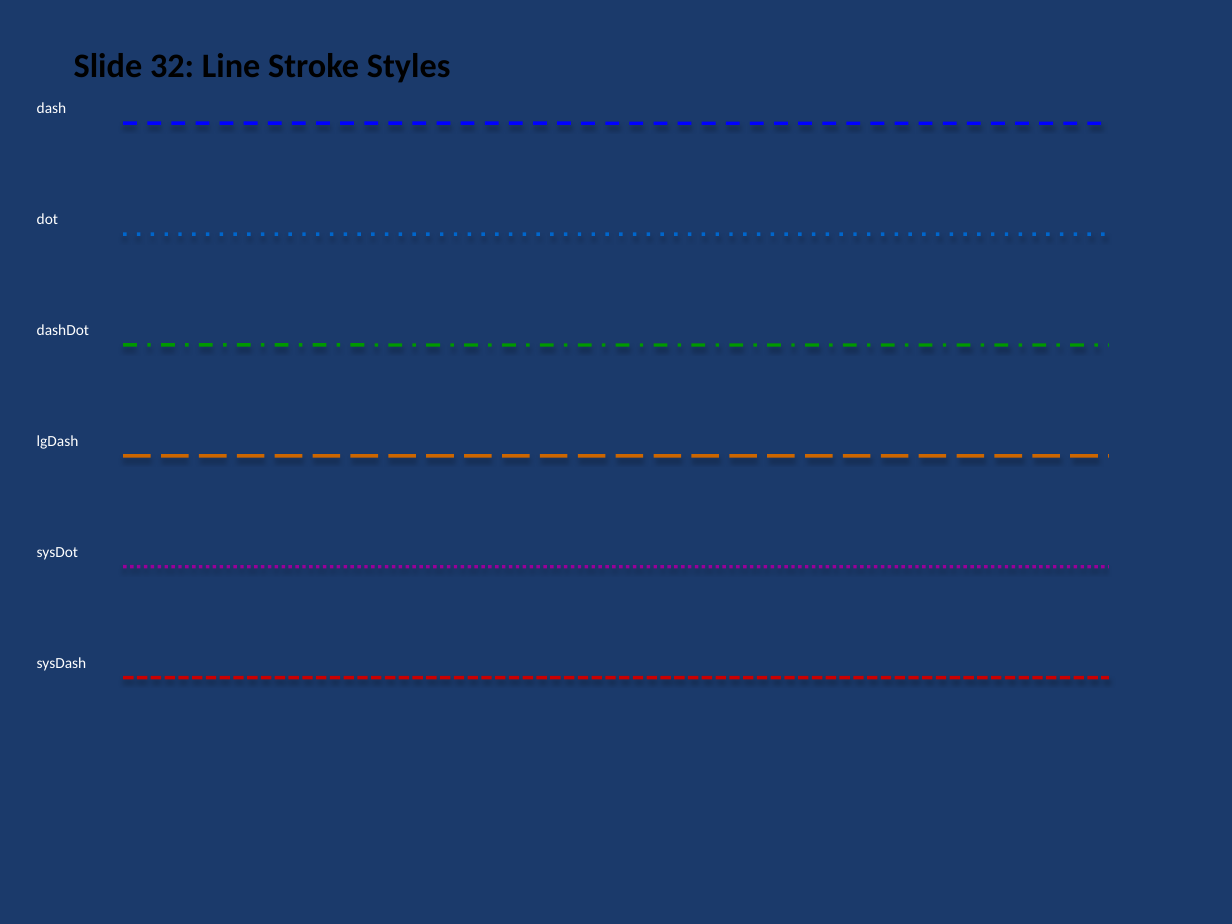
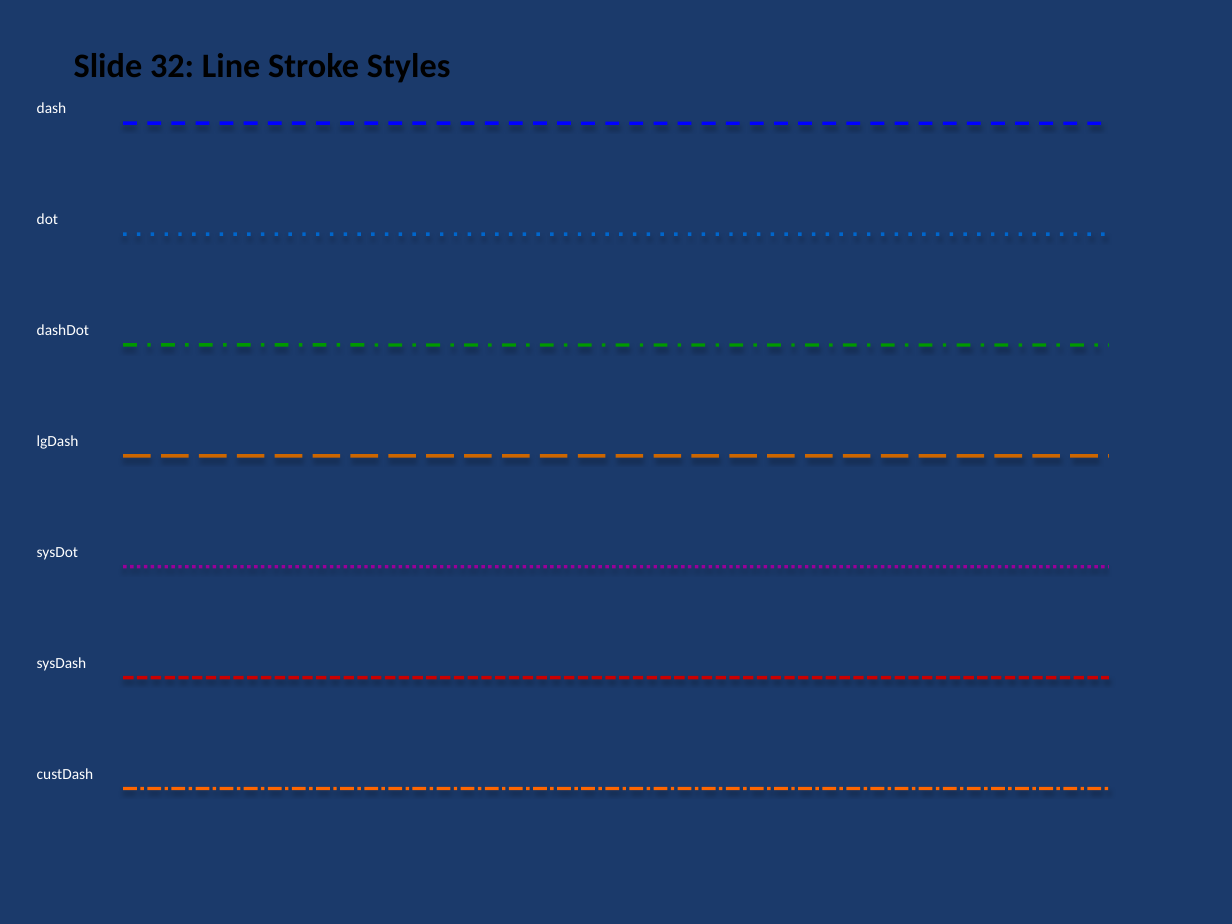
Before and after one commit to t-ujiie-g/pptx-svg, a slide deck: slide 32 of test_fixtures/test_features.pptx. Drawn at 1232x924 pixels with LibreOffice and Linux fonts; fonts in the diff are those of the drawing. Boxes give left, top, right and bottom in pixels: in the first picture for what was removed or moved away, otherwise in the second. Text is boxed around its words. In the diff, an @@ line names an element or a change of style, - is before the commit and + after.

```diff
--- a/test_fixtures/test_features.pptx
+++ b/test_fixtures/test_features.pptx
@@ text added at [37,768,94,779], 9 pt, text #FFFFFF @@
+custDash
@@ line added from (123, 788) to (1109, 788), #FF6600 2 pt @@
```
Also in this commit, not shown: 11 other files.
